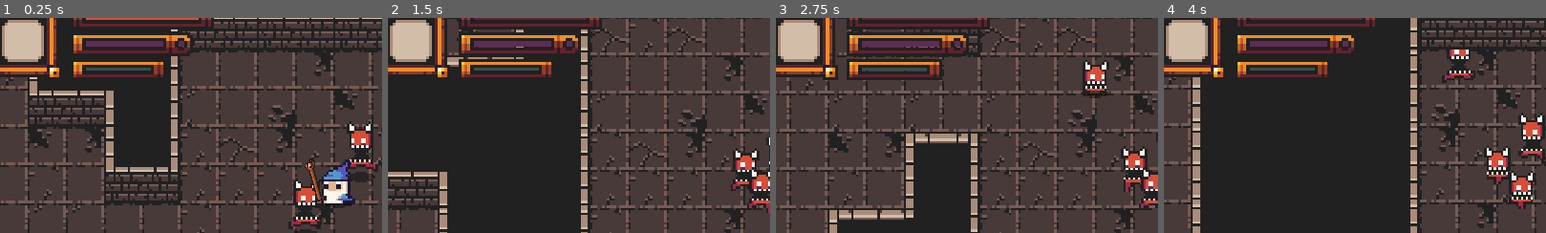
Above: before the commit, frames 1-4 (left to right).
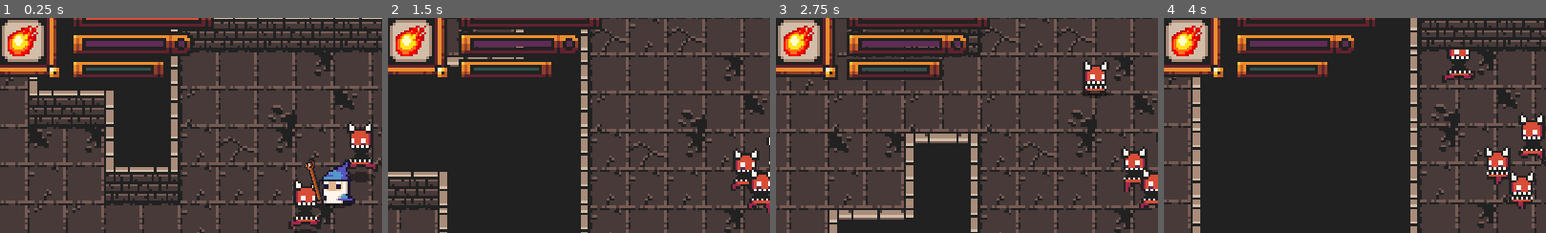
Above: after the commit, the same moments.

Repository: Erdandrej/Dungeoneers
Game: Godot game, scene res://Dungeon/World.tscn
The game is run twice, just before and just after one commit, with the same random seed, the same clock (stepped at 60 frames per second) and the same inputs.
Inputs (mouse positions are % of the whole screen's width and height, from its top left):
- Up to frame 1 (0.25 s): no input
- Up to frame 2 (1.5 s): tap Enter (ui_accept) at 0.5, 0.77 s; move the mouse to (72, 45) at 0.52 s; hold D (right) 0.53-1.28 s; hold Right mouse button (alt_cast) 0.53-1.28 s; move the mouse to (30, 55) at 1.27 s; hold S (down) from 1.28 s (still down); click (30, 55) at 1.35 s
- Up to frame 3 (2.75 s): tap Enter (ui_accept) at 1.52 s; move the mouse to (60, 28) at 2.02 s; release S (down) at 2.03 s; hold D (right) from 2.03 s (still down); hold Right mouse button (alt_cast) from 2.03 s (still down)
- Up to frame 4 (4 s): move the mouse to (45, 70) at 2.77 s; release D (right) at 2.78 s; release Right mouse button (alt_cast) at 2.78 s; hold W (up) 2.78-3.53 s; click (45, 70) at 2.85 s; tap Enter (ui_accept) at 3.02, 3.77 s; move the mouse to (80, 65) at 3.52 s; hold A (left) from 3.53 s (still down); hold Right mouse button (alt_cast) from 3.53 s (still down)
The pictures show only the part of the screen within x 3-53%, y 6-56%; the shares and areas given below are measured in that part.

The runs differ from the first frame. In frame 1, 0.8% of the frame differs, in the area x 2-10%, y 3-18%; in frame 2, 0.8%; in frame 3, 0.8%; in frame 4, 0.8%.
Error in both runs: Invalid get index 'global_position' (on base: 'previously freed instance'). (res://Enemies/Enemy.gd:59)

Commit message:
Add fireball and ice sprites to UI

Diff:
--- a/Dungeoneers/Effects/Fire.tres
+++ b/Dungeoneers/Effects/Fire.tres
@@ -2,7 +2,7 @@
 
 [sub_resource type="Gradient" id=1]
 offsets = PoolRealArray( 0, 0.186529, 0.393782, 0.699482, 0.995399 )
-colors = PoolColorArray( 1, 0.995842, 0.785156, 1, 1, 0.899586, 0.105882, 1, 0.788235, 0.311703, 0.184314, 1, 0.917647, 0.243137, 0.109804, 1, 1, 0, 0, 1 )
+colors = PoolColorArray( 1, 0.996078, 0.784314, 1, 1, 0.898039, 0.105882, 1, 0.788235, 0.309804, 0.184314, 1, 0.917647, 0.243137, 0.109804, 1, 1, 0, 0, 1 )
 
 [resource]
 gradient = SubResource( 1 )
--- a/Dungeoneers/Effects/Ice.tres
+++ b/Dungeoneers/Effects/Ice.tres
@@ -2,7 +2,7 @@
 
 [sub_resource type="Gradient" id=1]
 offsets = PoolRealArray( 0, 0.464088, 0.995399 )
-colors = PoolColorArray( 1, 1, 1, 1, 0.184314, 0.731617, 0.788235, 1, 0, 0.367188, 1, 1 )
+colors = PoolColorArray( 1, 1, 1, 1, 0.184314, 0.733333, 0.788235, 1, 0, 0.368627, 1, 1 )
 
 [resource]
 gradient = SubResource( 1 )
--- a/Dungeoneers/UI/LevelFrameUI.tscn
+++ b/Dungeoneers/UI/LevelFrameUI.tscn
@@ -1,7 +1,8 @@
-[gd_scene load_steps=3 format=2]
+[gd_scene load_steps=4 format=2]
 
 [ext_resource path="res://UI/level_frame.png" type="Texture" id=1]
 [ext_resource path="res://UI/level_frame_back.png" type="Texture" id=2]
+[ext_resource path="res://UI/fireball.png" type="Texture" id=3]
 
 [node name="LevelFrameUI" type="Control"]
 anchor_right = 1.0
@@ -44,3 +45,16 @@
 __meta__ = {
 "_edit_use_anchors_": false
 }
+
+[node name="Element" type="TextureRect" parent="."]
+margin_left = 11.0
+margin_top = 11.0
+margin_right = 21.0
+margin_bottom = 21.0
+mouse_filter = 2
+texture = ExtResource( 3 )
+expand = true
+stretch_mode = 1
+__meta__ = {
+"_edit_use_anchors_": false
+}
Binary file added: Dungeoneers/UI/fireball.png
Not shown, added: Dungeoneers/UI/fireball.png.import
Binary file added: Dungeoneers/UI/icelance.png
Not shown, added: Dungeoneers/UI/icelance.png.import
